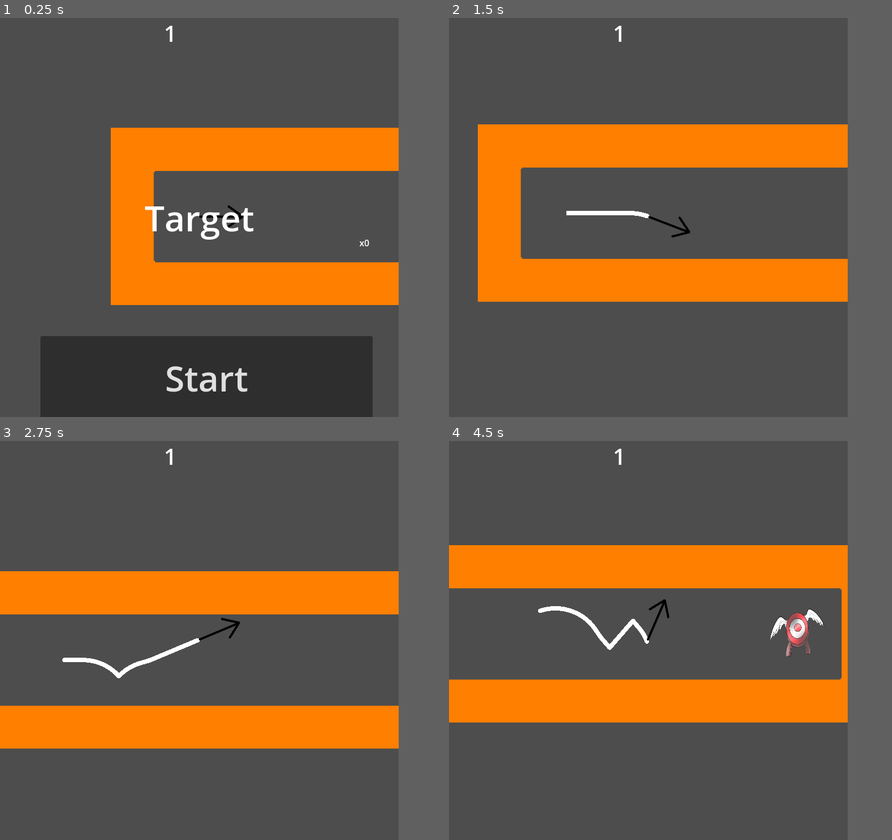
Above: before the commit, frames 1-4 (two rows, left to right).
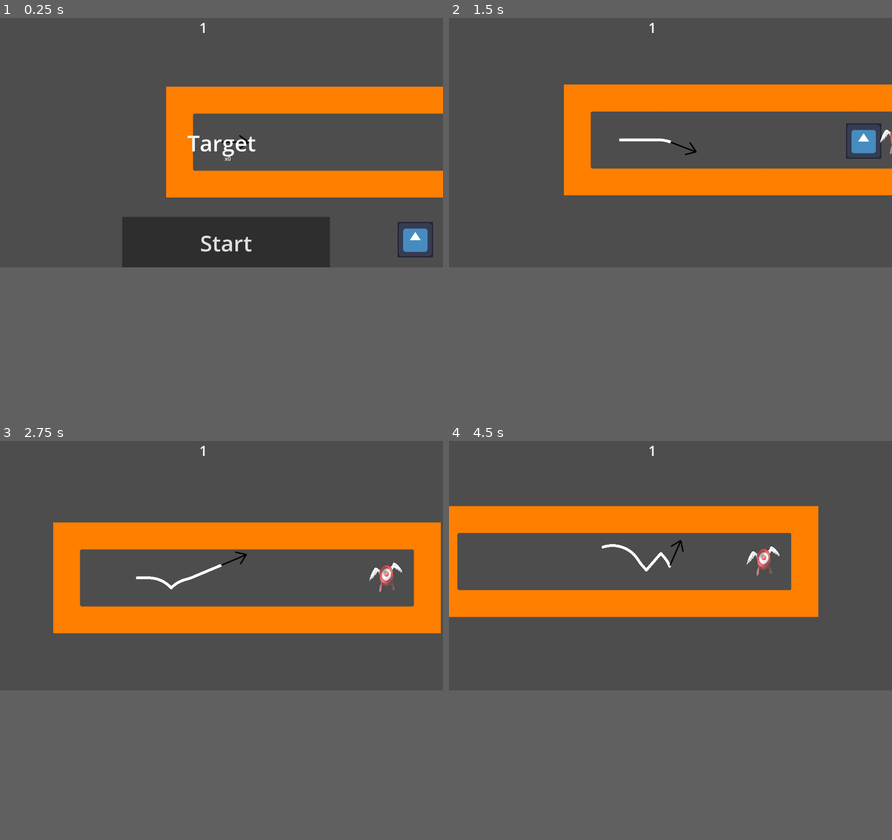
Above: after the commit, the same moments.

Repository: zazak03/jamimag
Game: Godot game, scene res://levels/level_one.tscn
Same seed, same stepped clock (60 frames per second), same inputs: the game is played once before the commit and once after it. The engine's default icon, where the game draws it, is replaced by a stand-in: a white triangle on a blue panel in a dark square.
Inputs:
- Up to frame 1 (0.25 s): no input
- Up to frame 2 (1.5 s): click "Start" at 0.5 s; hold Right (turn_clockwise) from 1.28 s (still down)
- Up to frame 3 (2.75 s): release Right (turn_clockwise) at 2.03 s; tap Left (turn_counterclockwise) at 2.1 s
- Up to frame 4 (4.5 s): hold Right (turn_clockwise) 2.78-3.53 s; tap Left (turn_counterclockwise) at 3.6 s; hold Right (turn_clockwise) from 4.28 s (still down)
In our replay, the window is 720x720 before the commit and 800x450 after it. These sizes can differ from the game's own. Grey fills any space a smaller window leaves; there, only what the larger window draws over its background counts as a difference.

The runs differ from the first frame. In frame 1, 42% of the frame differs, in the area x 0-100%, y 1-100%; in frame 2, 31%; in frame 3, 30%; in frame 4, 31%.

Commit message:
fix taille fenetre

Diff:
--- a/project.godot
+++ b/project.godot
@@ -19,7 +19,7 @@
 
 [display]
 
-window/size/viewport_width=720
+window/size/viewport_width=1280
 window/size/viewport_height=720
 window/stretch/mode="viewport"
 
